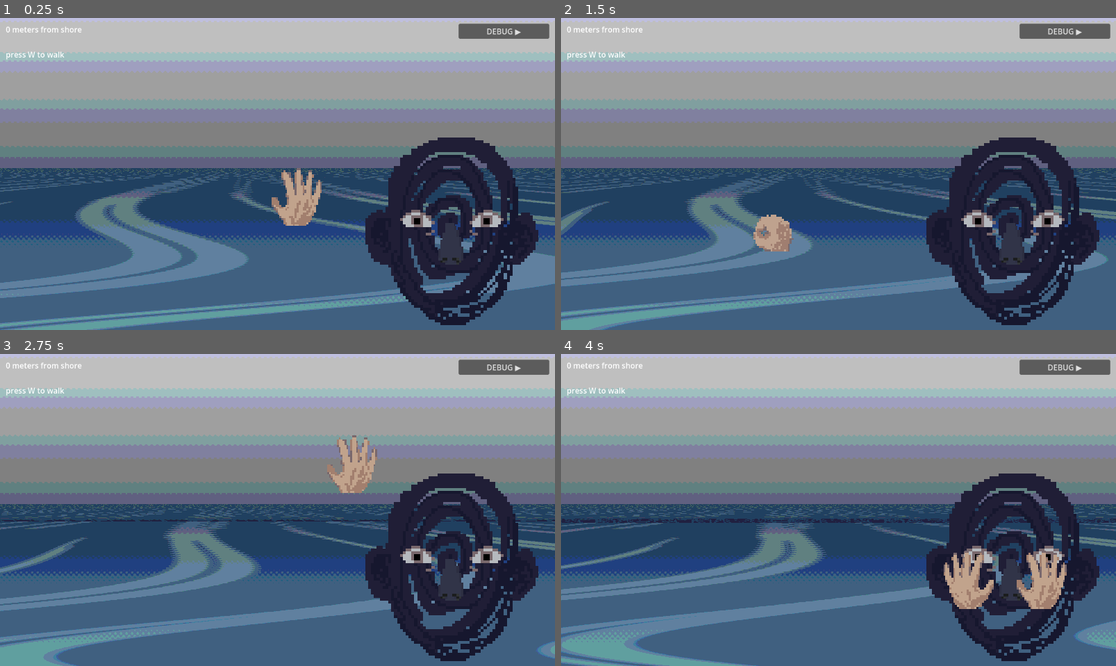
Above: before the commit, frames 1-4 (two rows, left to right).
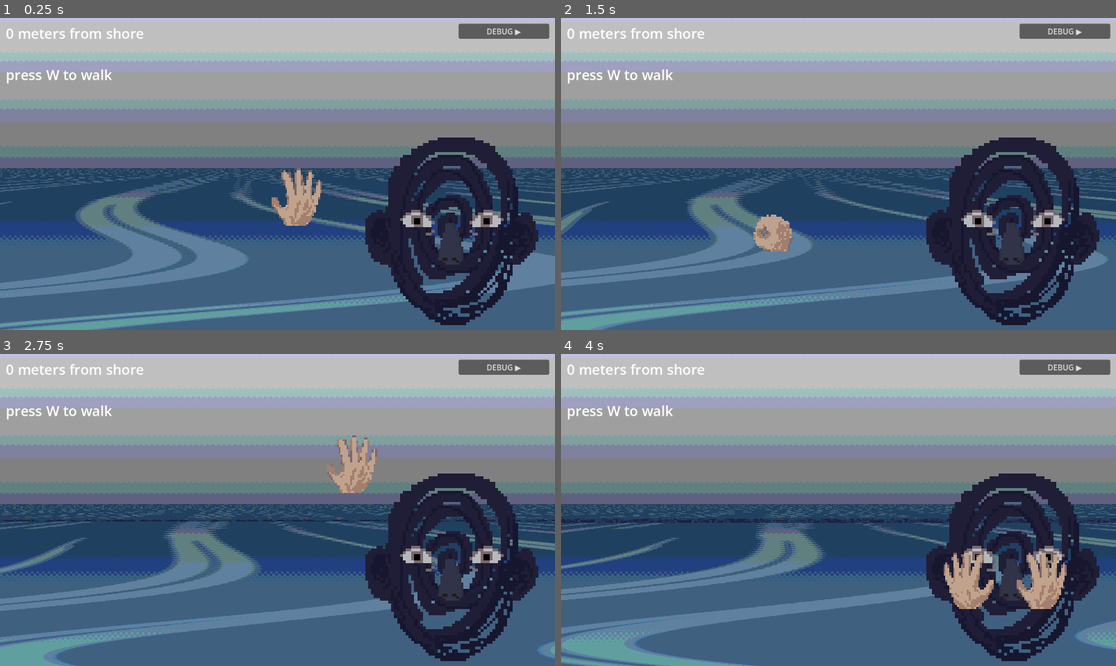
Above: after the commit, the same moments.

Repository: siyangsun/the-glimmering
Game: Godot game, scene res://scenes/Main.tscn
Same seed, same stepped clock (60 frames per second), same inputs: the game is played once before the commit and once after it.
Inputs (mouse positions are in pixels of both pictures, inside the frame that each line leads up to):
- Up to frame 1 (0.25 s): no input
- Up to frame 2 (1.5 s): tap W (walk_forward) at 0.5 s; move the mouse to (960, 158) at 0.52 s; hold W (walk_forward) 0.53-1.25 s; tap E (blow_nose) at 0.6 s; click (960, 158) at 0.67 s; drag from (727, 189) to (810, 236) at 1.27 s
- Up to frame 3 (2.75 s): tap W (walk_forward) at 2 s; move the mouse to (333, 441) at 2.02 s; hold W (walk_forward) from 2.03 s (still down); tap Q (wipe_eyes) at 2.1 s
- Up to frame 4 (4 s): release W (walk_forward) at 2.75 s; drag from (810, 572) to (672, 463) at 2.77 s; tap W (walk_forward) at 3.5 s; move the mouse to (1005, 556) at 3.52 s; tap E (blow_nose) at 3.6 s

The runs differ from the first frame. In frame 1, 0.7% of the frame differs, in the area x 1-26%, y 2-21%; in frame 2, 0.7%; in frame 3, 0.7%; in frame 4, 0.7%.

Commit message:
scale devoverlay font proportional to window height
Co-Authored-By: Claude Sonnet 4.6 <noreply@anthropic.com>

Diff:
--- a/scripts/ui/DevOverlay.gd
+++ b/scripts/ui/DevOverlay.gd
@@ -1,6 +1,17 @@
 extends Control
 
+const FONT_SIZE_REF: float = 48.0   # target size at 1080p
+const HEIGHT_REF: float    = 1080.0
+
 @onready var _label: Label = $Label
+
+func _ready() -> void:
+	get_viewport().size_changed.connect(_update_font_size)
+	_update_font_size()
+
+func _update_font_size() -> void:
+	var size: int = roundi(get_viewport_rect().size.y * FONT_SIZE_REF / HEIGHT_REF)
+	_label.add_theme_font_size_override(&"font_size", size)
 
 func _process(_delta: float) -> void:
 	var d: float = GameManager.distance
